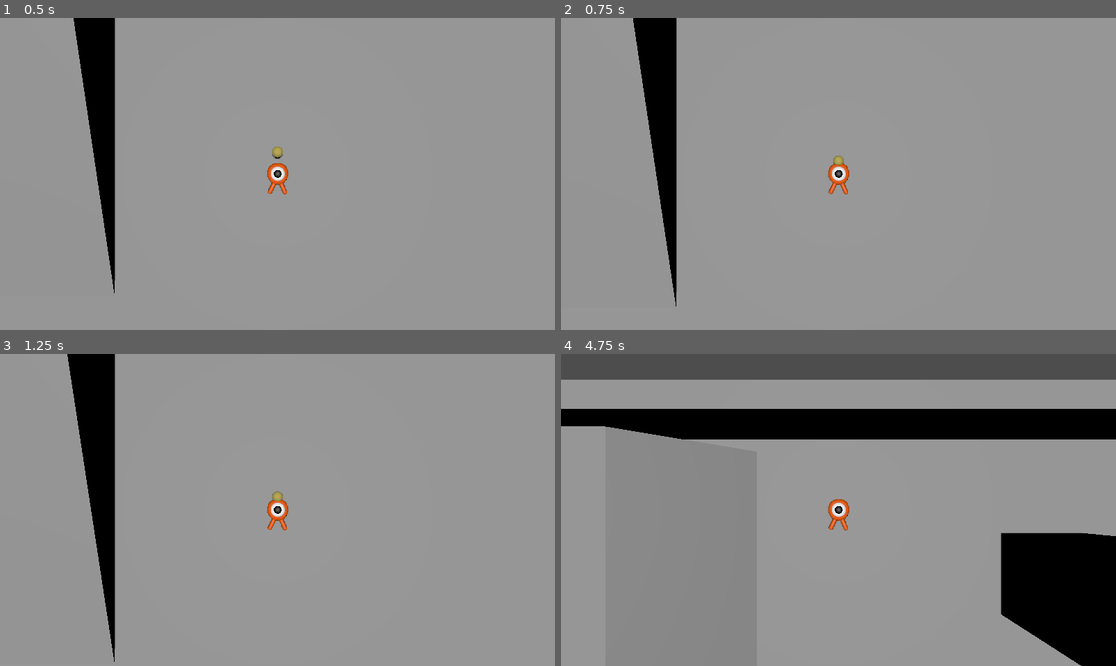
Above: before the commit, frames 1-4 (two rows, left to right).
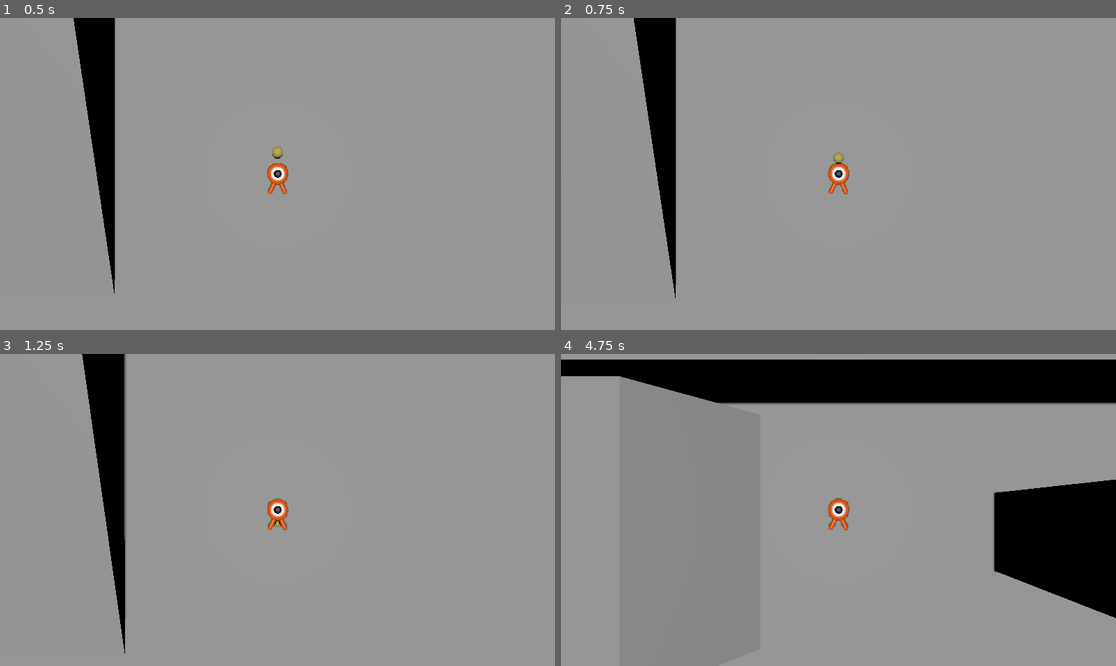
Above: after the commit, the same moments.

Repository: renatotaniii/silly-run
Game: Godot game, scene res://godot/main.tscn
Two runs of this game, one before a commit and one after it. Both use one fixed random seed, a clock stepped at 60 frames per second and the inputs below.
Inputs (mouse positions are in pixels of both pictures, inside the frame that each line leads up to):
- Up to frame 1 (0.5 s): no input
- Up to frame 2 (0.75 s): move the mouse to (866, 174) at 0.52 s; hold W (move_forward) from 0.53 s (still down)
- Up to frame 3 (1.25 s): keep holding W (move_forward); tap Space (jump) at 0.77 s
- Up to frame 4 (4.75 s): keep holding W (move_forward); move the mouse to (810, 510) at 1.27 s; tap Space (jump) at 1.52, 3.02, 3.77, 4.52 s; move the mouse to (849, 503) at 2.02 s; move the mouse to (832, 516) at 2.77 s; move the mouse to (877, 513) at 3.52 s; move the mouse to (794, 506) at 4.27 s

Frame 1 is identical in both runs. In frame 2, 0.4% of the frame differs, in the area x 13-52%, y 0-93%; in frame 3, 3.9%; in frame 4, 31%, in the area x 0-100%, y 0-100%.

Commit message:
feat: add turn rate and buff/debuff application also added documentation

Diff:
--- a/godot/player.gd
+++ b/godot/player.gd
@@ -1,22 +1,44 @@
 extends CharacterBody3D
 
 enum CameraModes {
+	## Player Camera
 	TOP_DOWN,
+	## Debug Camera
 	DEBUG,
 }
 
 # Configurables
-@export var camera_mode: CameraModes = CameraModes.TOP_DOWN
-@export var move_speed = 10.0
-@export var turn_rate = 0.1
 @export var jump_impulse = 5.0
 @export var gravity = ProjectSettings.get_setting("physics/3d/default_gravity")
-@export var dash_force = 100.0
-@export var dash_duration = 0.1
-@export var momentum_increase_rate = 3.0
-@export var momentum_decay_rate = 4.0
-@export var max_momentum = 2.0
+
+@export_category("Camera Settings")
+
+@export var camera_mode: CameraModes = CameraModes.TOP_DOWN
+## :D
 @export var camera_sensitivity := 500
+
+@export_category("Speed Modifiers")
+## Max speed dictates the player's [member Speed] after fully accelerating. [br]
+## Default max speed is 1.0 [i](100% movement speed)[/i]
+@export var max_speed := 1.0
+
+## Player's movement speed
+@export var speed := 20.0
+
+## Player's rotation speed. Rate is measured in radians per second. [br]
+## Default is 2 PI per second
+@export var turn_rate := 2 * PI
+
+## Describes time until [member max_speed] is reached. [br]
+## Default is 1.0 (1 second to reach max speed)
+@export var time_to_max_speed := 1.0
+
+## Describes time until 0 speed is reached. [br]
+## Default is 1.0 (1 second to full stop)
+@export var time_to_zero_speed := 1.0
+
+
+@export_category("Misc")
 
 # Ball reference (Set ball node path in the inspector)
 @export var ball_node_path: NodePath
@@ -24,7 +46,9 @@
 
 
 # Player state
-var momentum = 1.0
+var speed_modifiers: Array[float] = [0.5]
+var turn_rate_modifiers: Array[float] = []
+var momentum = 0.0
 var input_direction = Vector3.ZERO
 var movement_direction = Vector2.ZERO
 
@@ -33,17 +57,14 @@
 	# Set the camera mode in the inspector
 	if camera_mode == CameraModes.TOP_DOWN:
 		$CameraPivot/Camera3D.position = Vector3(0, 20, 0)
-		$CameraPivot/Camera3D.rotation = Vector3(-PI/2, 0, 0)
 	elif camera_mode == CameraModes.DEBUG:
 		$CameraPivot/Camera3D.position = Vector3(0, 8, 0)
-		$CameraPivot/Camera3D.rotation = Vector3(-PI/2, 0, 0)
+	$CameraPivot/Camera3D.rotation = Vector3(-PI/2, 0, 0)
 
 # Returns a direction for use with e.g. speed
 func get_input_direction() -> Vector3:
-	var direction = Vector3.ZERO
 	var input_vector = Input.get_vector("move_left", "move_right", "move_forward", "move_back")
-	direction = Vector3(input_vector.x, 0, input_vector.y)
-	return direction
+	return Vector3(input_vector.x, 0, input_vector.y)
 
 func _physics_process(delta: float) -> void:
 	# Vertical velocity
@@ -53,6 +74,10 @@
 	else:
 		if Input.is_action_just_pressed("jump"):
 			velocity.y = jump_impulse
+
+	# Testing application of speed modifiers
+	if !speed_modifiers.is_empty():
+		apply_speed_modifier(speed_modifiers.pop_back(), 5.0)
 
 	_player_movement(delta)
 	move_and_slide()
@@ -68,24 +93,34 @@
 	input_direction = get_input_direction()
 	if input_direction.length() > 0:
 		# Player momentum
-		momentum = min(momentum + momentum_increase_rate * delta, max_momentum)
-		_player_orientation(input_direction)
-		movement_direction = ($Pivot.basis * Vector3(0, 0, -1)) * move_speed * momentum
-		velocity.x = movement_direction.x
-		velocity.z = movement_direction.z
+		momentum = min(momentum + time_to_max_speed * delta, max_speed)
+		_player_orientation(input_direction, delta)
 	else:
-		momentum = max(momentum - momentum_decay_rate * delta, 1.0)
-		velocity.x = 0
-		velocity.z = 0
+		momentum = max(momentum - time_to_zero_speed * delta, 0.0)
 
-func _player_orientation(direction: Vector3):
+	movement_direction = ($Pivot.basis * Vector3(0, 0, -1)) * speed * momentum
+	velocity.x = movement_direction.x
+	velocity.z = movement_direction.z
+
+func _player_orientation(direction: Vector3, delta):
 	# Get angle of input direction
 	# I have to invert the input_direction because the input and world directions are the inverse of each other
 	var target_angle = atan2(-direction.x, -direction.z)
 	# wrapf gets the smallest angle distance to desired rotation
 	var angle_diff = wrapf(target_angle - $Pivot.rotation.y, -PI, PI)
+	$Pivot.rotation.y += sign(angle_diff) * min(abs(angle_diff), turn_rate * delta)
 
-	$Pivot.rotation.y += sign(angle_diff) * min(abs(angle_diff), turn_rate)
+## Applies [i]modifier[/i] (speed multiplier) to [member max_speed] for [i]duration[/i] (seconds) of player.
+## [br]E.g. Modifer: [param 0.2] Duration: [param 5.0] -> Speed is reduced to 20% for 5 seconds
+func apply_speed_modifier(modifier: float, duration: float):
+	max_speed = max_speed * modifier
+	get_tree().create_timer(duration).timeout.connect(func(): max_speed = max_speed / modifier)
+
+## Applies [i]modifier[/i] (speed multiplier) to [member turn_rate] for [i]duration[/i] (seconds) of player.
+## [br]E.g. Modifer: [param 0.2] Duration: [param 5.0] -> Turn Rate is reduced to 20% for 5 seconds
+func apply_turn_rate_modifier(modifier: float, duration: float):
+	turn_rate = turn_rate * modifier
+	get_tree().create_timer(duration).timeout.connect(func(): turn_rate = turn_rate / modifier)
 
 
 func _input(event):
